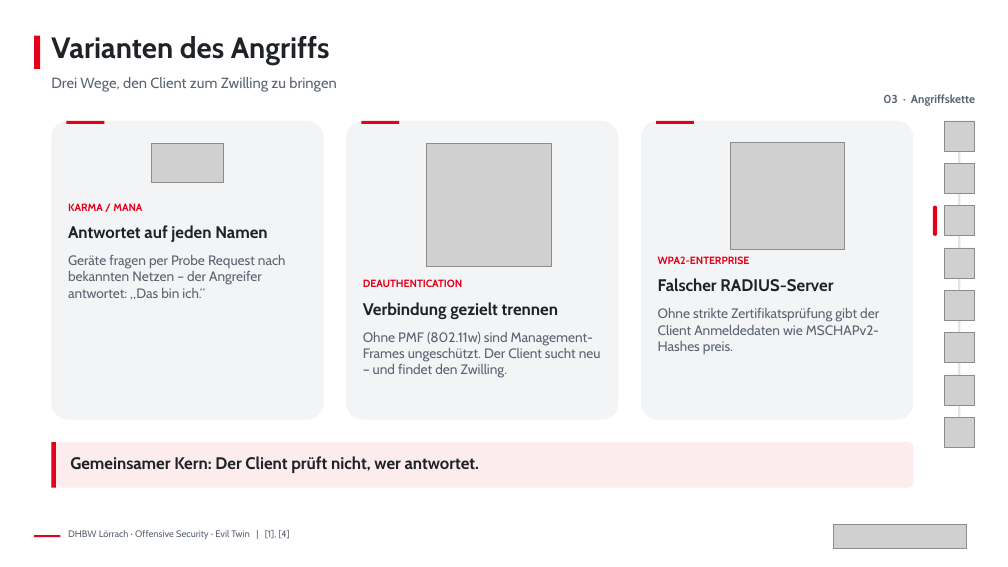
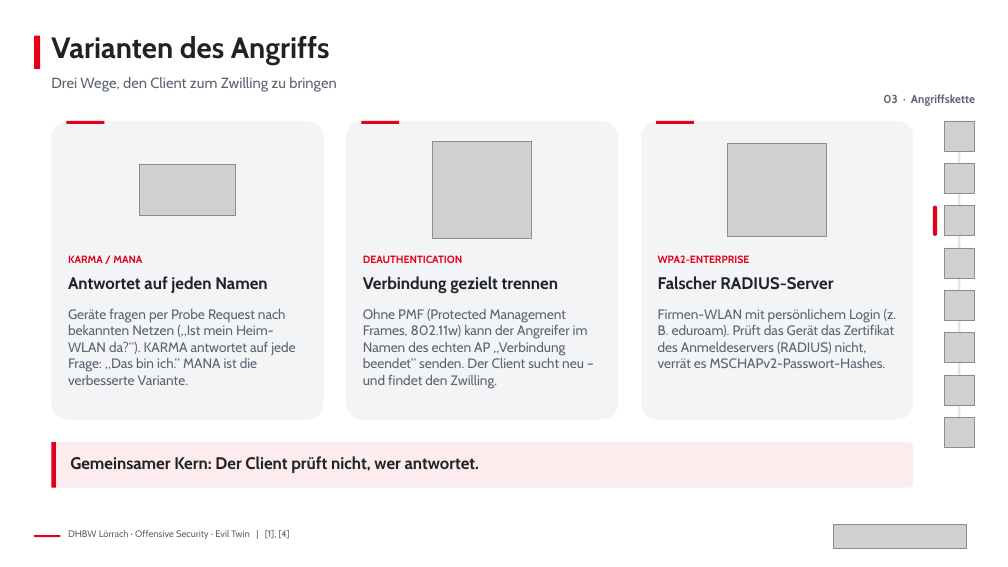
Before and after one commit to ThommyTrong/EvilTwin_Merkel, a slide deck: slide 9 of Evil_Twin_Final.pptx. Drawn at 1008x567 pixels with LibreOffice and Linux fonts; fonts in the diff are those of the drawing; grey boxes stand for pictures; background and template pictures are left out. Boxes give left, top, right and bottom in pixels: in the first picture for what was removed or moved away, otherwise in the second. Text is boxed around its words. In the diff, an @@ line names an element or a change of style, - is before the commit and + after.

```diff
--- a/Evil_Twin_Final.pptx
+++ b/Evil_Twin_Final.pptx
@@ picture: place and size @@
-picture at [426, 143, 552, 267]
+picture at [433, 141, 532, 239]
@@ picture: place and size @@
-picture at [730, 143, 845, 250]
+picture at [727, 144, 827, 236]
@@ picture: place and size @@
-picture at [151, 143, 224, 182]
+picture at [140, 165, 236, 216]
@@ text "KARMA / MANA": place and size @@
-text "KARMA / MANA" at [68, 203, 142, 211]
+text "KARMA / MANA" at [68, 255, 142, 263]
@@ text "DEAUTHENTICATION": place and size @@
-text "DEAUTHENTICATION" at [363, 279, 462, 287]
+text "DEAUTHENTICATION" at [363, 255, 462, 263]
@@ text "Antwortet auf jeden Namen": place and size @@
-text "Antwortet auf jeden Namen" at [68, 225, 267, 242]
+text "Antwortet auf jeden Namen" at [68, 276, 267, 293]
@@ text "Verbindung gezielt trennen": place and size @@
-text "Verbindung gezielt trennen" at [363, 302, 558, 319]
+text "Verbindung gezielt trennen" at [363, 276, 558, 293]
@@ text at [68, 309, 295, 385]: text changed @@
-Geräte fragen per Probe Request nach bekannten Netzen – der Angreifer antwortet: „Das bin ich.“
+Geräte fragen per Probe Request nach bekannten Netzen („Ist mein Heim-WLAN da?“). KARMA antwortet auf jede Frage: „Das bin ich.“ MANA ist die verbesserte Variante.
@@ text at [363, 309, 588, 389]: text changed @@
-Ohne PMF (802.11w) sind Management-Frames ungeschützt. Der Client sucht neu – und findet den Zwilling.
+Ohne PMF (Protected Management Frames, 802.11w) kann der Angreifer im Namen des echten AP „Verbindung beendet“ senden. Der Client sucht neu – und findet den Zwilling.
@@ text at [658, 309, 897, 368]: text changed @@
-Ohne strikte Zertifikatsprüfung gibt der Client Anmeldedaten wie MSCHAPv2-Hashes preis.
+Firmen-WLAN mit persönlichem Login (z. B. eduroam). Prüft das Gerät das Zertifikat des Anmeldeservers (RADIUS) nicht, verrät es MSCHAPv2-Passwort-Hashes.
```
Also in this commit, not shown: 2 other slides changed, 3 slides added, 5 slides removed, 3 other files.
